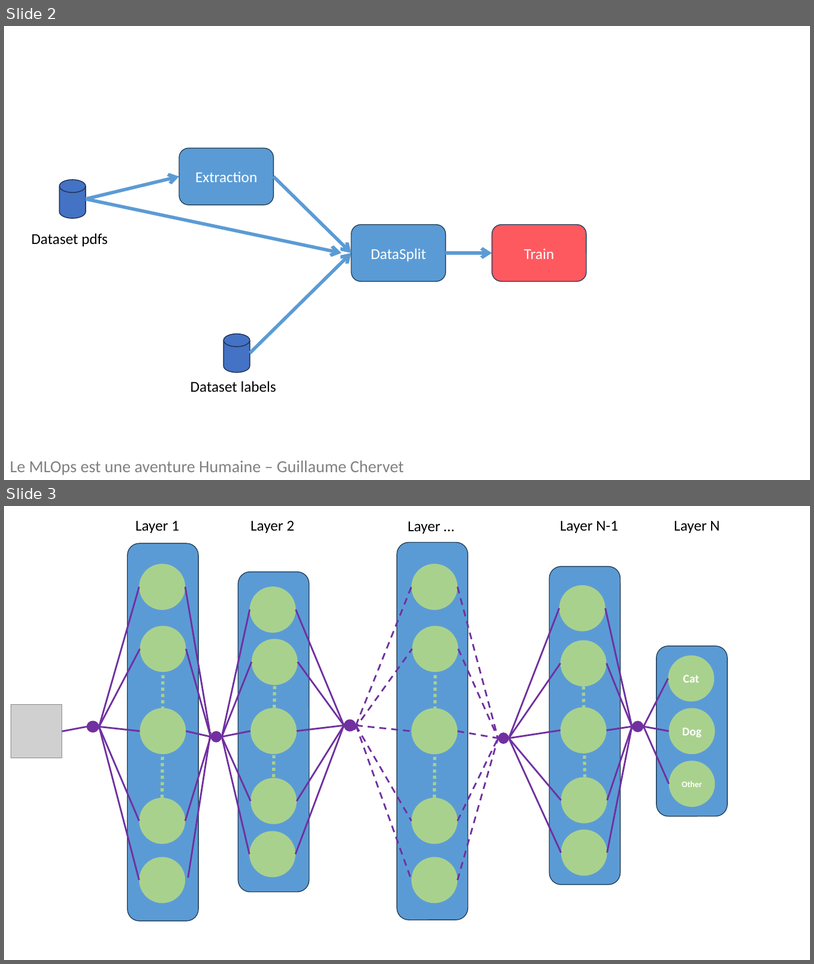
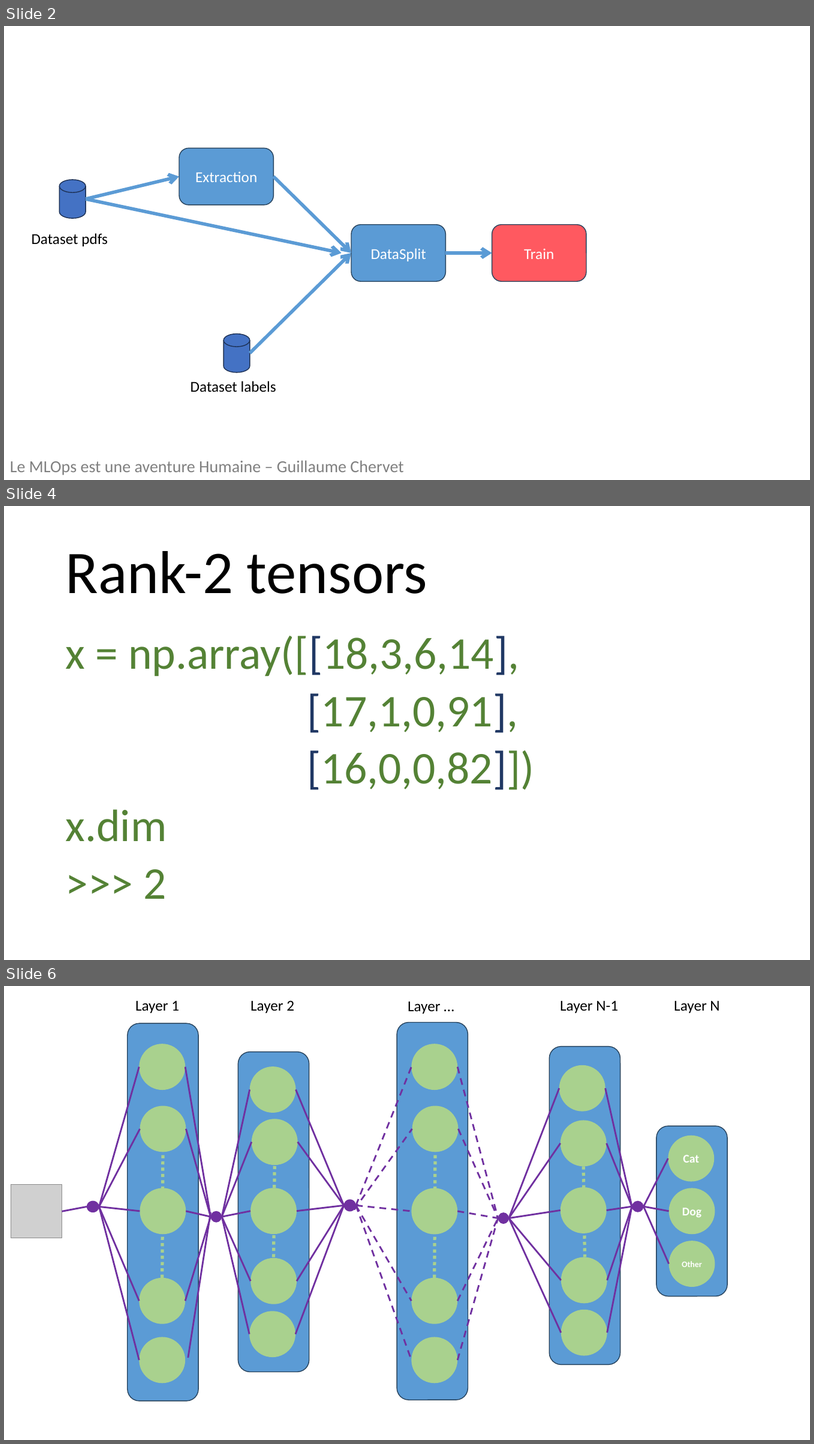
Before and after one commit to guillaume-chervet/Les-Minutes-MLOps, a slide deck: Episode 40 - Train/Les Minutes MLOPs Episode 40.pptx. Shown one above the other, each under a label of ours: slides 2 and 3 before the commit, slides 2, 4 and 6 after it; the slides between them are not shown. The pictures are 814x964 and 814x1444 pixels, drawn with LibreOffice and Linux fonts; fonts in the diff are those of the drawing; grey boxes stand for pictures. Boxes give left, top, right and bottom in pixels: in the first picture for what was removed or moved away, otherwise in the second. Text is boxed around its words. In the diff, an @@ line names an element or a change of style, - is before the commit and + after.

```diff
--- a/Episode 40 - Train/Les Minutes MLOPs Episode 40.pptx
+++ b/Episode 40 - Train/Les Minutes MLOPs Episode 40.pptx
@@ slide 4 added at <box>4,506,810,960</box>, background #FFFFFF @@
@@ title added at <box>65,551,428,594</box>, 72 pt, text #000000 @@
+Rank-2 tensors
@@ text added at <box>65,636,535,898</box>, 54 pt, text #548235 @@
+x = np.array([[18,3,6,14],
+[17,1,0,91],
+[16,0,0,82]])
+x.dim
+>>> 2
@@ what was slide 3 is now slide 6 @@
```
Also in this commit, not shown: 1 slide changed, 5 other slides added, 1 other file.
